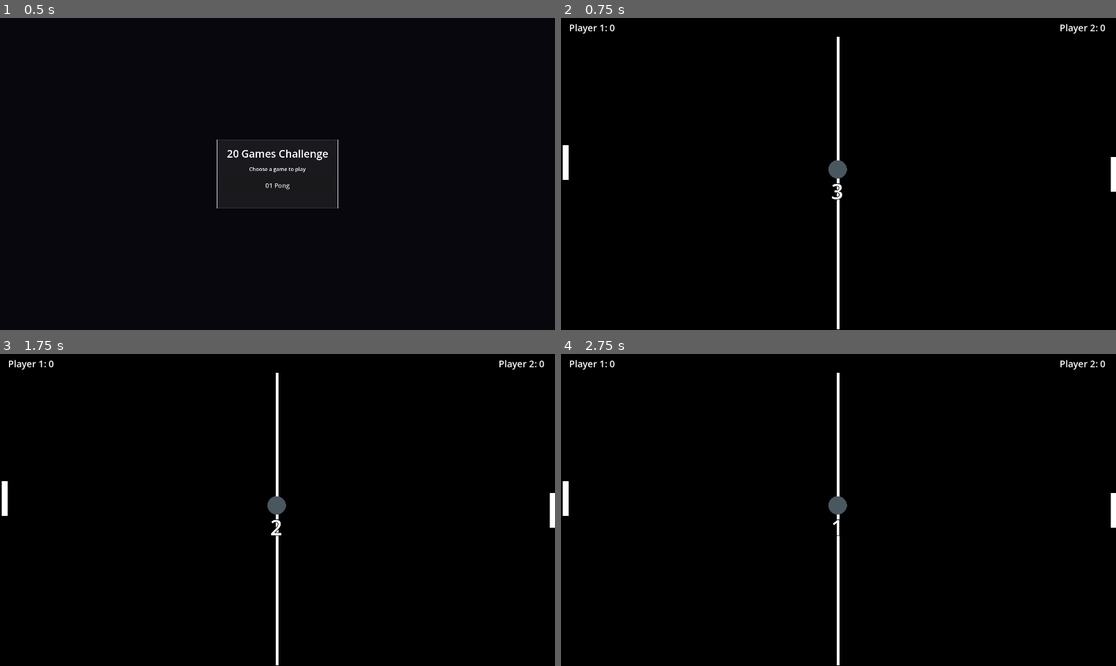
Above: before the commit, frames 1-4 (two rows, left to right).
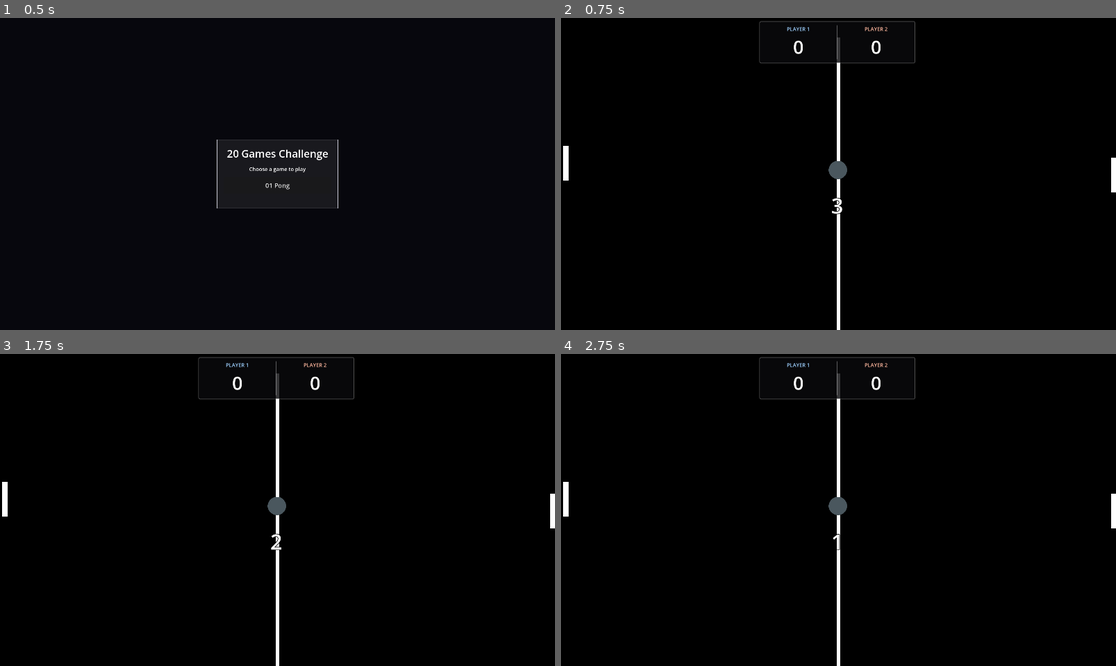
Above: after the commit, the same moments.

Repository: bluetch/20_games_challenge
Game: Godot game, scene res://menu/scenes/main_menu.tscn
The game is run twice, just before and just after one commit, with the same random seed, the same clock (stepped at 60 frames per second) and the same inputs.
Inputs (mouse positions are in pixels of both pictures, inside the frame that each line leads up to):
- Up to frame 1 (0.5 s): no input
- Up to frame 2 (0.75 s): click "01 Pong" at 0.5 s
- Up to frame 3 (1.75 s): tap Enter at 1.25 s; move the mouse to (399, 494) at 1.27 s; click (399, 494) at 1.42 s
- Up to frame 4 (2.75 s): tap Space at 2 s; move the mouse to (727, 525) at 2.02 s; click (727, 525) at 2.17 s

Frame 1 is identical in both runs. In frame 2, 0.8% of the frame differs, in the area x 0-100%, y 0-100%; in frame 3, 0.8%; in frame 4, 0.8%.

Commit message:
feat: implement scoreboard UI and update game logic for player scores

Diff:
--- a/01_pong/scenes/game.tscn
+++ b/01_pong/scenes/game.tscn
@@ -17,8 +17,19 @@
 content_margin_right = 24.0
 content_margin_bottom = 24.0
 
+[sub_resource type="StyleBoxFlat" id="StyleBoxFlat_scoreboard"]
+bg_color = Color(0.04, 0.04, 0.05, 0.82)
+border_width_left = 2
+border_width_top = 2
+border_width_right = 2
+border_width_bottom = 2
+border_color = Color(1, 1, 1, 0.28)
+corner_radius_top_left = 6
+corner_radius_top_right = 6
+corner_radius_bottom_right = 6
+corner_radius_bottom_left = 6
+
 [node name="GamePong" type="Node2D" unique_id=1870573867]
-position = Vector2(-1, -2)
 script = ExtResource("1_vgge5")
 
 [node name="ColorRect" type="ColorRect" parent="." unique_id=753197552]
@@ -94,19 +105,77 @@
 [node name="TopBar" type="HBoxContainer" parent="UI/HUDRoot/SafeMargin/HUDVBox" unique_id=223033012]
 layout_mode = 2
 
-[node name="Player1ScoreLabel" type="Label" parent="UI/HUDRoot/SafeMargin/HUDVBox/TopBar" unique_id=2101001296]
-layout_mode = 2
-theme_override_font_sizes/font_size = 32
-text = "Player 1"
-
-[node name="TopSpacer" type="Control" parent="UI/HUDRoot/SafeMargin/HUDVBox/TopBar" unique_id=32526022]
-layout_mode = 2
-size_flags_horizontal = 3
-
-[node name="Player2ScoreLabel" type="Label" parent="UI/HUDRoot/SafeMargin/HUDVBox/TopBar" unique_id=62788491]
-layout_mode = 2
-theme_override_font_sizes/font_size = 32
-text = "Player 2"
+[node name="LeftScoreSpacer" type="Control" parent="UI/HUDRoot/SafeMargin/HUDVBox/TopBar"]
+layout_mode = 2
+size_flags_horizontal = 3
+
+[node name="ScoreboardPanel" type="PanelContainer" parent="UI/HUDRoot/SafeMargin/HUDVBox/TopBar"]
+custom_minimum_size = Vector2(540, 118)
+layout_mode = 2
+theme_override_styles/panel = SubResource("StyleBoxFlat_scoreboard")
+
+[node name="ScoreboardMargin" type="MarginContainer" parent="UI/HUDRoot/SafeMargin/HUDVBox/TopBar/ScoreboardPanel"]
+layout_mode = 2
+theme_override_constants/margin_left = 28
+theme_override_constants/margin_top = 12
+theme_override_constants/margin_right = 28
+theme_override_constants/margin_bottom = 12
+
+[node name="ScoreboardRow" type="HBoxContainer" parent="UI/HUDRoot/SafeMargin/HUDVBox/TopBar/ScoreboardPanel/ScoreboardMargin"]
+layout_mode = 2
+theme_override_constants/separation = 28
+alignment = 1
+
+[node name="Player1Group" type="VBoxContainer" parent="UI/HUDRoot/SafeMargin/HUDVBox/TopBar/ScoreboardPanel/ScoreboardMargin/ScoreboardRow"]
+custom_minimum_size = Vector2(160, 0)
+layout_mode = 2
+size_flags_horizontal = 3
+
+[node name="Player1NameLabel" type="Label" parent="UI/HUDRoot/SafeMargin/HUDVBox/TopBar/ScoreboardPanel/ScoreboardMargin/ScoreboardRow/Player1Group"]
+layout_mode = 2
+theme_override_colors/font_color = Color(0.62, 0.82, 1, 1)
+theme_override_font_sizes/font_size = 18
+text = "PLAYER 1"
+horizontal_alignment = 1
+
+[node name="Player1ScoreLabel" type="Label" parent="UI/HUDRoot/SafeMargin/HUDVBox/TopBar/ScoreboardPanel/ScoreboardMargin/ScoreboardRow/Player1Group" unique_id=2101001296]
+layout_mode = 2
+theme_override_colors/font_color = Color(1, 1, 1, 1)
+theme_override_colors/font_outline_color = Color(0, 0, 0, 1)
+theme_override_constants/outline_size = 6
+theme_override_font_sizes/font_size = 64
+text = "0"
+horizontal_alignment = 1
+
+[node name="ScoreDivider" type="ColorRect" parent="UI/HUDRoot/SafeMargin/HUDVBox/TopBar/ScoreboardPanel/ScoreboardMargin/ScoreboardRow"]
+custom_minimum_size = Vector2(2, 80)
+layout_mode = 2
+color = Color(1, 1, 1, 0.35)
+
+[node name="Player2Group" type="VBoxContainer" parent="UI/HUDRoot/SafeMargin/HUDVBox/TopBar/ScoreboardPanel/ScoreboardMargin/ScoreboardRow"]
+custom_minimum_size = Vector2(160, 0)
+layout_mode = 2
+size_flags_horizontal = 3
+
+[node name="Player2NameLabel" type="Label" parent="UI/HUDRoot/SafeMargin/HUDVBox/TopBar/ScoreboardPanel/ScoreboardMargin/ScoreboardRow/Player2Group"]
+layout_mode = 2
+theme_override_colors/font_color = Color(1, 0.72, 0.62, 1)
+theme_override_font_sizes/font_size = 18
+text = "PLAYER 2"
+horizontal_alignment = 1
+
+[node name="Player2ScoreLabel" type="Label" parent="UI/HUDRoot/SafeMargin/HUDVBox/TopBar/ScoreboardPanel/ScoreboardMargin/ScoreboardRow/Player2Group" unique_id=62788491]
+layout_mode = 2
+theme_override_colors/font_color = Color(1, 1, 1, 1)
+theme_override_colors/font_outline_color = Color(0, 0, 0, 1)
+theme_override_constants/outline_size = 6
+theme_override_font_sizes/font_size = 64
+text = "0"
+horizontal_alignment = 1
+
+[node name="RightScoreSpacer" type="Control" parent="UI/HUDRoot/SafeMargin/HUDVBox/TopBar"]
+layout_mode = 2
+size_flags_horizontal = 3
 
 [node name="StatusCenter" type="CenterContainer" parent="UI/HUDRoot/SafeMargin/HUDVBox" unique_id=61705631]
 layout_mode = 2
--- a/01_pong/scripts/ball.gd
+++ b/01_pong/scripts/ball.gd
@@ -99,11 +99,13 @@
 	_set_random_serve_direction(new_direction)
 	is_serving = false
 
+func stop() -> void:
+	serve_timer.stop()
+	is_serving = true
+
 
 func _on_serve_timer_timeout() -> void:
 	# 計時結束後，球才開始重新移動
-	var random_y: float = randf_range(-serve_angle_range, serve_angle_range)
-	move_direction = Vector2(next_serve_direction.x, random_y).normalized()
 	_set_random_serve_direction(next_serve_direction)
 	is_serving = false
 
--- a/01_pong/scripts/game.gd
+++ b/01_pong/scripts/game.gd
@@ -85,7 +85,7 @@
 	# 統一處理遊戲結束時的 HUD 與球的狀態
 	is_game_over = true
 	hud_root.show_winner(winner_text)
-	ball.set_physics_process(false)
+	ball.stop()
 
 func _on_play_again_button_pressed() -> void:
 	get_tree().reload_current_scene()
--- a/01_pong/scripts/hud_root.gd
+++ b/01_pong/scripts/hud_root.gd
@@ -1,7 +1,7 @@
 extends Control
 
-@onready var player_1_score_label: Label = $SafeMargin/HUDVBox/TopBar/Player1ScoreLabel
-@onready var player_2_score_label: Label = $SafeMargin/HUDVBox/TopBar/Player2ScoreLabel
+@onready var player_1_score_label: Label = $SafeMargin/HUDVBox/TopBar/ScoreboardPanel/ScoreboardMargin/ScoreboardRow/Player1Group/Player1ScoreLabel
+@onready var player_2_score_label: Label = $SafeMargin/HUDVBox/TopBar/ScoreboardPanel/ScoreboardMargin/ScoreboardRow/Player2Group/Player2ScoreLabel
 @onready var winner_label: Label = $SafeMargin/HUDVBox/StatusCenter/StatusVBox/WinnerLabel
 @onready var game_over_center: CenterContainer = $GameOverCenter
 @onready var play_again_button: Button = %PlayAgainButton
@@ -17,8 +17,8 @@
 	winner_label.text = ""
 
 func update_scores(player_1_score: int, player_2_score: int) -> void:
-	player_1_score_label.text = "Player 1: " + str(player_1_score)
-	player_2_score_label.text = "Player 2: " + str(player_2_score)
+	player_1_score_label.text = str(player_1_score)
+	player_2_score_label.text = str(player_2_score)
 
 func show_winner(winner_text: String) -> void:
 	winner_label.text = winner_text
--- a/01_pong/scripts/paddle.gd
+++ b/01_pong/scripts/paddle.gd
@@ -7,6 +7,10 @@
 
 var top_limit: float = 0.0
 var bottom_limit: float = 0.0
+var start_x: float = 0.0
+
+func _ready() -> void:
+	start_x = global_position.x
 
 func _physics_process(delta: float) -> void:
 	var direction: float = Input.get_axis(move_up_action, move_down_action)
@@ -21,3 +25,4 @@
 		max_y = bottom_limit - paddle_height
 
 	global_position.y = clamp(global_position.y, top_limit, max_y)
+	global_position.x = start_x
